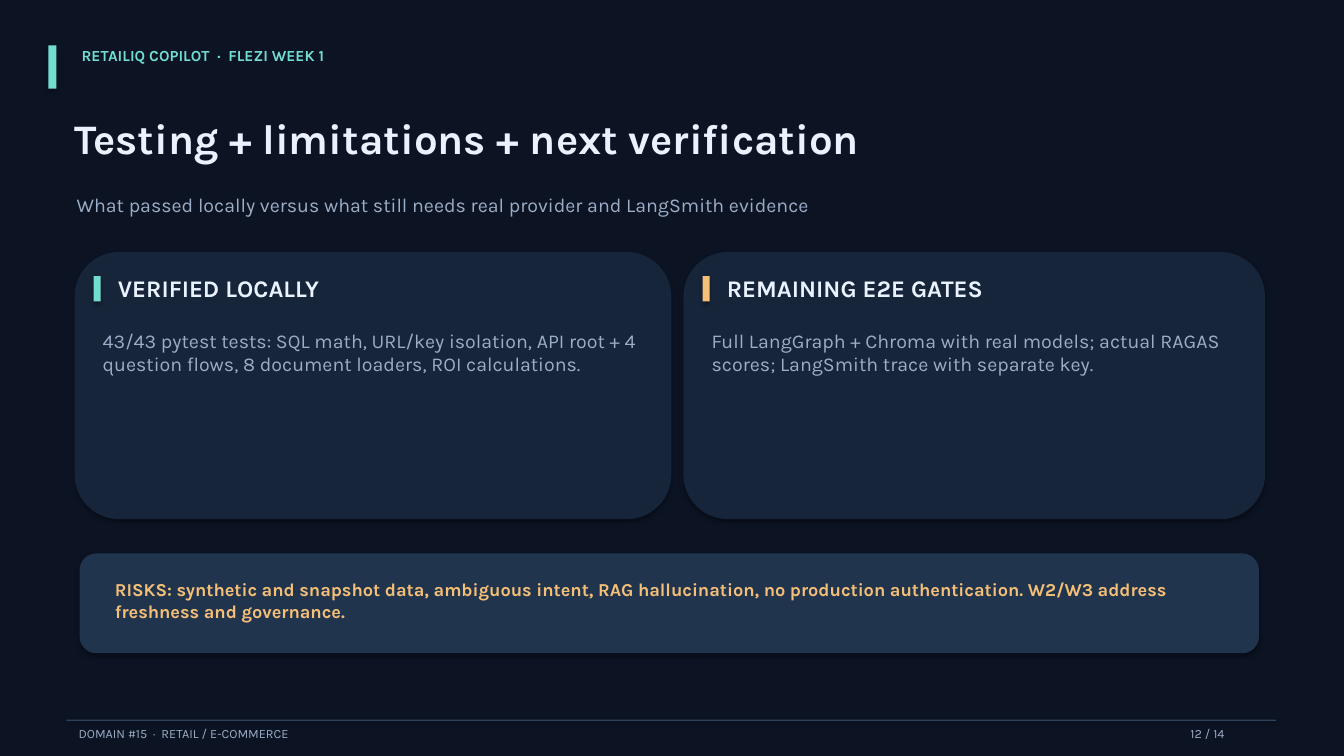
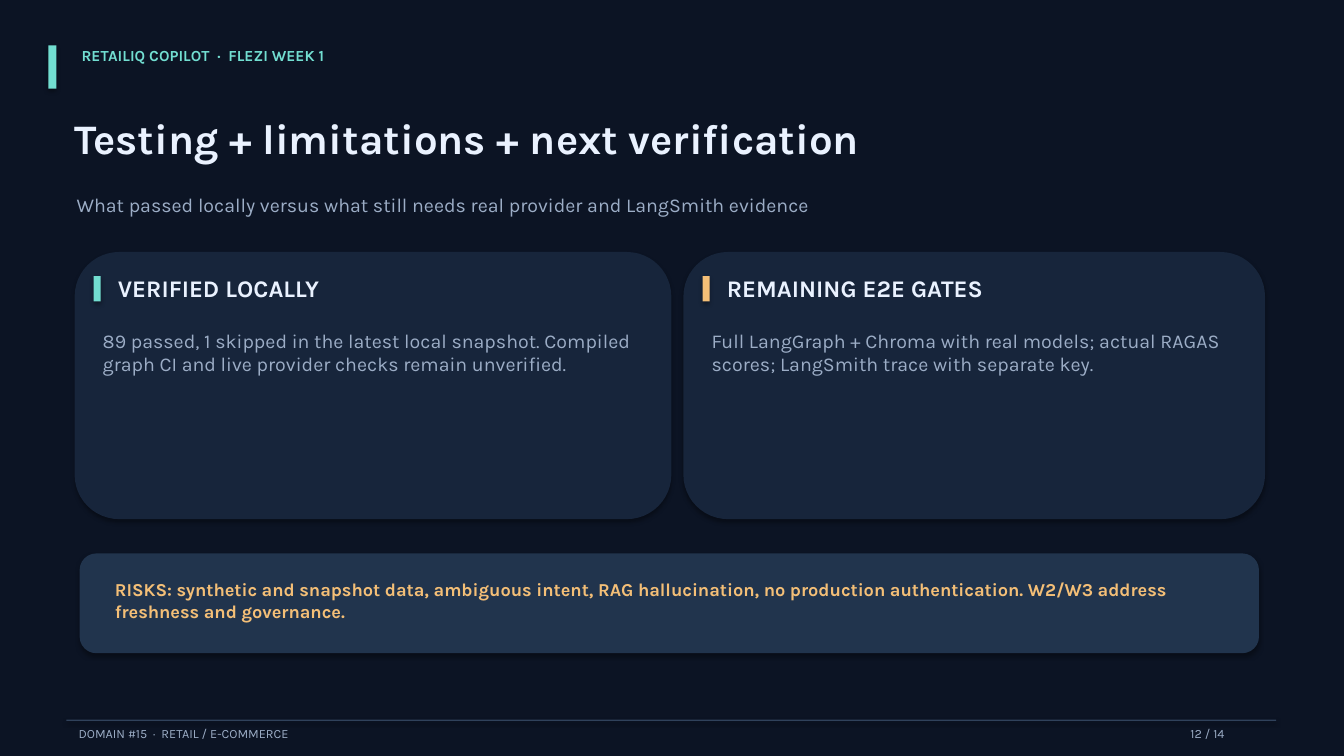
Before and after one commit to hungtvb/retailIQ, a slide deck: slide 12 of docs/slides/RetailIQ_Flezi_Week1_Checklist_Aligned.pptx. Drawn at 1344x756 pixels with LibreOffice and Linux fonts; fonts in the diff are those of the drawing. Boxes give left, top, right and bottom in pixels: in the first picture for what was removed or moved away, otherwise in the second. Text is boxed around its words. In the diff, an @@ line names an element or a change of style, - is before the commit and + after.

```diff
--- a/docs/slides/RetailIQ_Flezi_Week1_Checklist_Aligned.pptx
+++ b/docs/slides/RetailIQ_Flezi_Week1_Checklist_Aligned.pptx
@@ text at (103,334,630,376): text changed @@
-43/43 pytest tests: SQL math, URL/key isolation, API root + 4 question flows, 8 document loaders, ROI calculations.
+89 passed, 1 skipped in the latest local snapshot. Compiled graph CI and live provider checks remain unverified.
```
Also in this commit, not shown: 2 other slides changed, 4 other files.
